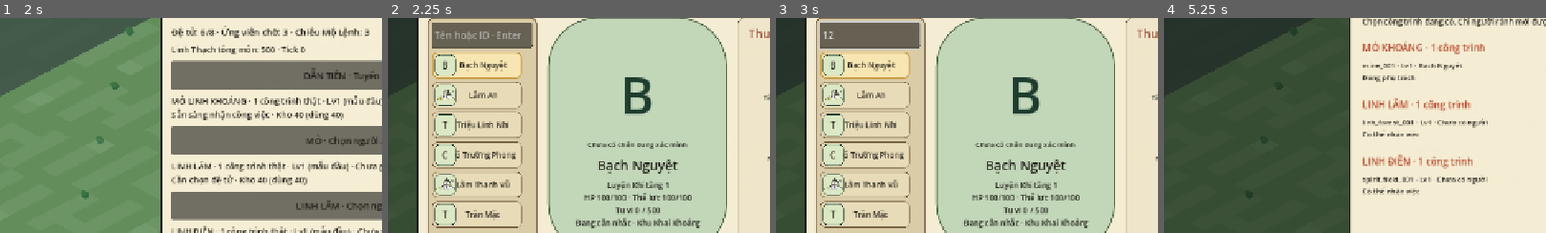
Above: before the commit, frames 1-4 (left to right).
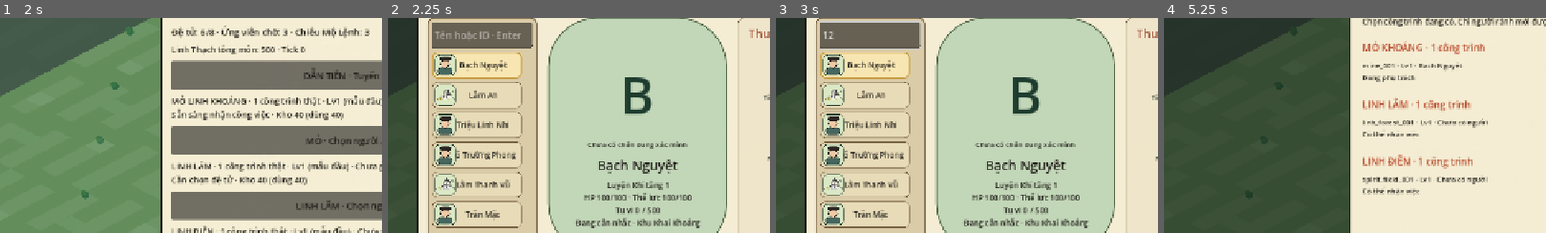
Above: after the commit, the same moments.

Repository: vuanhtuan161094-byte/TongMonBaDao
Game: Godot game, scene res://scenes/p3/p3_2_landscape_sect.tscn
The game is run twice, just before and just after one commit, with the same random seed, the same clock (stepped at 60 frames per second) and the same inputs.
Inputs (mouse positions are % of the whole screen's width and height, from its top left):
- Up to frame 1 (2 s): click (32, 31) at 0.52 s; click "Tông Môn" at 1.25 s
- Up to frame 2 (2.25 s): click "Đệ Tử" at 2 s
- Up to frame 3 (3 s): click (12, 24) at 2.77 s; type "12" at 2.85 s
- Up to frame 4 (5.25 s): click "Kho" at 3.5 s; click "Thế Giới" at 4.25 s; click "Phân công" at 5 s
The pictures show only the part of the screen within x 0-50%, y 20-70%; the shares and areas given below are measured in that part.

Frame 1 is identical in both runs. In frame 2, 1.0% of the frame differs, in the area x 12-17%, y 17-97%; in frame 3, 1.0%; in frame 4, nothing differs.

Commit message:
feat(G1.5): show seed-stable lightweight portraits for unimported Source A disciples [skip ci]

Diff:
--- a/godot/src/presentation/p3_2_landscape_sect.gd
+++ b/godot/src/presentation/p3_2_landscape_sect.gd
@@ -1203,6 +1203,39 @@
             portrait.mouse_filter = Control.MOUSE_FILTER_IGNORE
             avatar.text = ""
             avatar.add_child(portrait)
+            return avatar
+
+    # Verified Source A portrait not yet imported for this disciple:
+    # render a lightweight seed-stable face/hair/robe tile instead of a
+    # misleading female art swap or the same initial-only green square.
+    var look := DiscipleActorVisualCatalog.default_appearance_for_disciple(disciple)
+    var garment := Color.from_string(str(look.get("outfit_tint","455472")),Color(0.27,0.33,0.45))
+    var hair_tint := Color.from_string(str(look.get("hair_tint","2b2624")),Color(0.17,0.15,0.14))
+    var stage := Control.new()
+    stage.name = "FallbackPortrait"
+    stage.set_anchors_and_offsets_preset(Control.PRESET_FULL_RECT)
+    stage.mouse_filter = Control.MOUSE_FILTER_IGNORE
+    var chest := Panel.new()
+    chest.position = Vector2(edge*0.15,edge*0.62)
+    chest.size = Vector2(edge*0.70,edge*0.33)
+    chest.mouse_filter = Control.MOUSE_FILTER_IGNORE
+    chest.add_theme_stylebox_override("panel",_style(garment,INK,1,5))
+    stage.add_child(chest)
+    var face := Panel.new()
+    face.position = Vector2(edge*0.29,edge*0.23)
+    face.size = Vector2(edge*0.42,edge*0.43)
+    face.mouse_filter = Control.MOUSE_FILTER_IGNORE
+    face.add_theme_stylebox_override("panel",_style(Color(0.94,0.79,0.65),INK,1,9))
+    stage.add_child(face)
+    var hair := Panel.new()
+    hair.position = Vector2(edge*0.24,edge*0.12)
+    hair.size = Vector2(edge*0.52,edge*0.20)
+    hair.mouse_filter = Control.MOUSE_FILTER_IGNORE
+    hair.add_theme_stylebox_override("panel",_style(hair_tint,INK,1,8))
+    stage.add_child(hair)
+    avatar.text = ""
+    avatar.tooltip_text = disciple.display_name
+    avatar.add_child(stage)
     return avatar
 
 func _open_workforce_owner(disciple_id: StringName, building_id: StringName) -> void:
